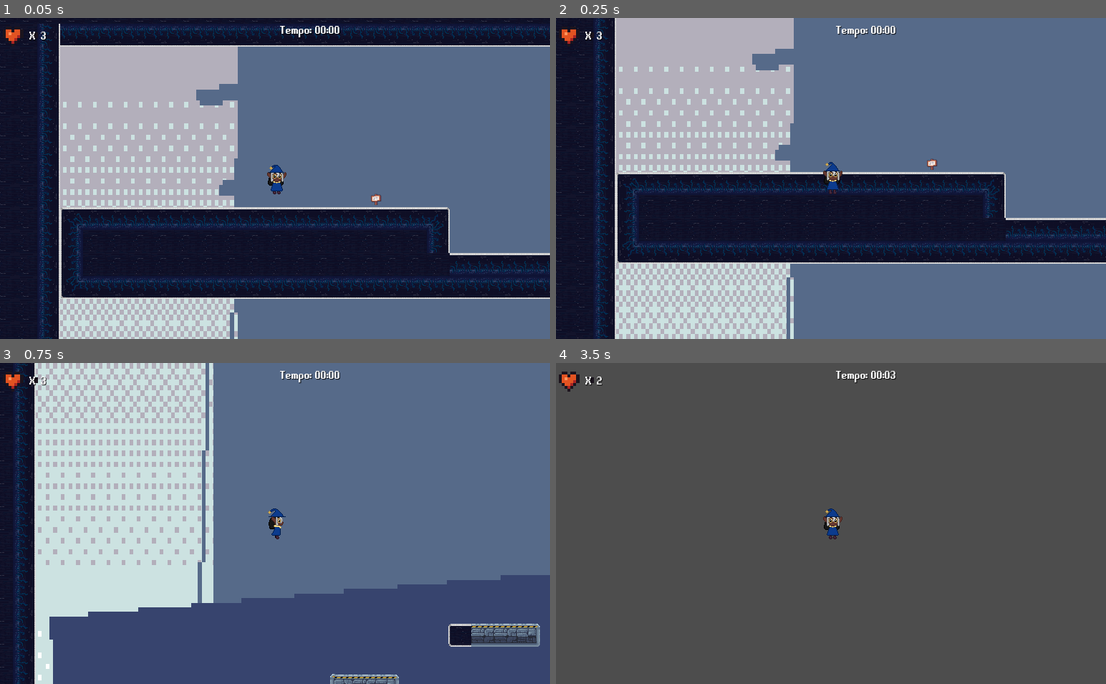
Above: before the commit, frames 1-4 (two rows, left to right).
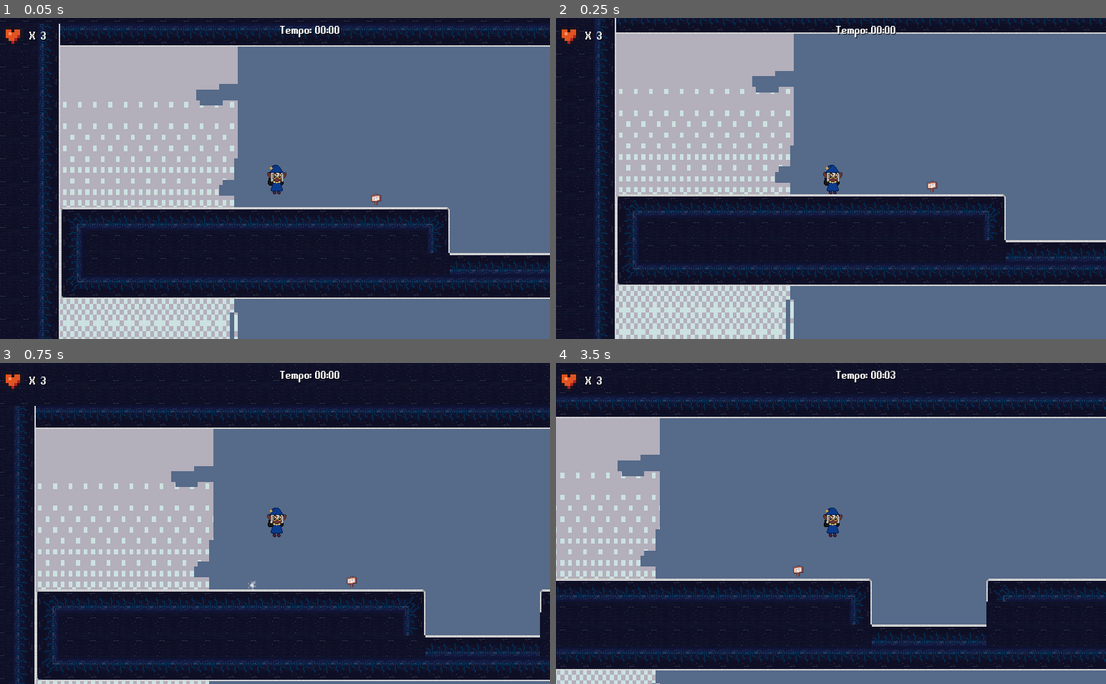
Above: after the commit, the same moments.

Repository: Eduardo-Pyment/Alquimista_dos_Sonhos-A_ultima_semente
Game: Godot game, scene res://Fases/fase_3.tscn
Two runs of this game, one before a commit and one after it. Both use one fixed random seed, a clock stepped at 60 frames per second and the inputs below. This scene is started directly instead of the project's main scene.
Inputs:
- Up to frame 1 (0.05 s): no input
- Up to frame 2 (0.25 s): no input
- Up to frame 3 (0.75 s): tap Enter (ui_accept) at 0.5 s; hold Right (ui_right) from 0.53 s (still down)
- Up to frame 4 (3.5 s): tap Enter (ui_accept) at 0.77, 1.52, 3.02 s; release Right (ui_right) at 1.28 s; hold Left (ui_left) 1.28-2.03 s; hold Right (ui_right) 2.03-2.78 s; hold Up (ui_up) from 2.78 s (still down)

Frame 1 is identical in both runs. In frame 2, 23% of the frame differs, in the area x 0-100%, y 0-100%; in frame 3, 61%; in frame 4, 99%.

Commit message:
Colisão adicionada ao tileset

Diff:
--- a/Fases/fase_3.tscn
+++ b/Fases/fase_3.tscn
@@ -1089,21 +1089,27 @@
 2:2/0 = 0
 2:2/0/physics_layer_0/linear_velocity = Vector2(0, 0)
 2:2/0/physics_layer_0/angular_velocity = 0.0
+2:2/0/physics_layer_0/polygon_0/points = PackedVector2Array(-16, -16, 16, 0.25, 16, 16, -16, 16)
 3:2/0 = 0
 3:2/0/physics_layer_0/linear_velocity = Vector2(0, 0)
 3:2/0/physics_layer_0/angular_velocity = 0.0
+3:2/0/physics_layer_0/polygon_0/points = PackedVector2Array(-16, 0.5, 16, 16, -16, 16)
 4:2/0 = 0
 4:2/0/physics_layer_0/linear_velocity = Vector2(0, 0)
 4:2/0/physics_layer_0/angular_velocity = 0.0
+4:2/0/physics_layer_0/polygon_0/points = PackedVector2Array(16, 0.25, 16, 16, -16, 16)
 5:2/0 = 0
 5:2/0/physics_layer_0/linear_velocity = Vector2(0, 0)
 5:2/0/physics_layer_0/angular_velocity = 0.0
+5:2/0/physics_layer_0/polygon_0/points = PackedVector2Array(16, -16, 16, 16, -16, 16, -16, 0.5)
 13:2/0 = 0
 13:2/0/physics_layer_0/linear_velocity = Vector2(0, 0)
 13:2/0/physics_layer_0/angular_velocity = 0.0
+13:2/0/physics_layer_0/polygon_0/points = PackedVector2Array(-16, -16, 16, -16, 16, 16, -16, 16)
 14:2/0 = 0
 14:2/0/physics_layer_0/linear_velocity = Vector2(0, 0)
 14:2/0/physics_layer_0/angular_velocity = 0.0
+14:2/0/physics_layer_0/polygon_0/points = PackedVector2Array(-16, -16, 16, -16, 16, 16, -16, 16)
 16:2/0 = 0
 16:2/0/physics_layer_0/linear_velocity = Vector2(0, 0)
 16:2/0/physics_layer_0/angular_velocity = 0.0
@@ -1113,30 +1119,39 @@
 2:3/0 = 0
 2:3/0/physics_layer_0/linear_velocity = Vector2(0, 0)
 2:3/0/physics_layer_0/angular_velocity = 0.0
+2:3/0/physics_layer_0/polygon_0/points = PackedVector2Array(-16, -16, 16, -16, 16, 16, -16, 16)
 3:3/0 = 0
 3:3/0/physics_layer_0/linear_velocity = Vector2(0, 0)
 3:3/0/physics_layer_0/angular_velocity = 0.0
+3:3/0/physics_layer_0/polygon_0/points = PackedVector2Array(-16, -16, 16, -16, 16, 16, -16, 16)
 4:3/0 = 0
 4:3/0/physics_layer_0/linear_velocity = Vector2(0, 0)
 4:3/0/physics_layer_0/angular_velocity = 0.0
+4:3/0/physics_layer_0/polygon_0/points = PackedVector2Array(-16, -16, 16, -16, 16, 16, -16, 16)
 5:3/0 = 0
 5:3/0/physics_layer_0/linear_velocity = Vector2(0, 0)
 5:3/0/physics_layer_0/angular_velocity = 0.0
+5:3/0/physics_layer_0/polygon_0/points = PackedVector2Array(-16, -16, 16, -16, 16, 16, -16, 16)
 7:3/0 = 0
 7:3/0/physics_layer_0/linear_velocity = Vector2(0, 0)
 7:3/0/physics_layer_0/angular_velocity = 0.0
+7:3/0/physics_layer_0/polygon_0/points = PackedVector2Array(-16, -16, 16, -16, 16, 16, -16, 16)
 9:3/0 = 0
 9:3/0/physics_layer_0/linear_velocity = Vector2(0, 0)
 9:3/0/physics_layer_0/angular_velocity = 0.0
+9:3/0/physics_layer_0/polygon_0/points = PackedVector2Array(-16, -16, 16, -16, 16, 16, -16, 16)
 11:3/0 = 0
 11:3/0/physics_layer_0/linear_velocity = Vector2(0, 0)
 11:3/0/physics_layer_0/angular_velocity = 0.0
+11:3/0/physics_layer_0/polygon_0/points = PackedVector2Array(-16, -16, 16, -16, 16, 16, -16, 16)
 13:3/0 = 0
 13:3/0/physics_layer_0/linear_velocity = Vector2(0, 0)
 13:3/0/physics_layer_0/angular_velocity = 0.0
+13:3/0/physics_layer_0/polygon_0/points = PackedVector2Array(-16, -16, 16, -16, 16, 16, -16, 16)
 14:3/0 = 0
 14:3/0/physics_layer_0/linear_velocity = Vector2(0, 0)
 14:3/0/physics_layer_0/angular_velocity = 0.0
+14:3/0/physics_layer_0/polygon_0/points = PackedVector2Array(-16, -16, 16, -16, 16, 16, -16, 16)
 16:3/0 = 0
 16:3/0/physics_layer_0/linear_velocity = Vector2(0, 0)
 16:3/0/physics_layer_0/angular_velocity = 0.0
@@ -1146,30 +1161,39 @@
 2:4/0 = 0
 2:4/0/physics_layer_0/linear_velocity = Vector2(0, 0)
 2:4/0/physics_layer_0/angular_velocity = 0.0
+2:4/0/physics_layer_0/polygon_0/points = PackedVector2Array(-16, -16, 16, -16, 16, 16, -16, 16)
 3:4/0 = 0
 3:4/0/physics_layer_0/linear_velocity = Vector2(0, 0)
 3:4/0/physics_layer_0/angular_velocity = 0.0
+3:4/0/physics_layer_0/polygon_0/points = PackedVector2Array(-16, -16, 16, -16, 16, 16, -16, 16)
 4:4/0 = 0
 4:4/0/physics_layer_0/linear_velocity = Vector2(0, 0)
 4:4/0/physics_layer_0/angular_velocity = 0.0
+4:4/0/physics_layer_0/polygon_0/points = PackedVector2Array(-16, -16, 16, -16, 16, 16, -16, 16)
 5:4/0 = 0
 5:4/0/physics_layer_0/linear_velocity = Vector2(0, 0)
 5:4/0/physics_layer_0/angular_velocity = 0.0
+5:4/0/physics_layer_0/polygon_0/points = PackedVector2Array(-16, -16, 16, -16, 16, 16, -16, 16)
 7:4/0 = 0
 7:4/0/physics_layer_0/linear_velocity = Vector2(0, 0)
 7:4/0/physics_layer_0/angular_velocity = 0.0
+7:4/0/physics_layer_0/polygon_0/points = PackedVector2Array(-16, -16, 16, -16, 16, 16, -16, 16)
 9:4/0 = 0
 9:4/0/physics_layer_0/linear_velocity = Vector2(0, 0)
 9:4/0/physics_layer_0/angular_velocity = 0.0
+9:4/0/physics_layer_0/polygon_0/points = PackedVector2Array(-16, -16, 16, -16, 16, 16, -16, 16)
 11:4/0 = 0
 11:4/0/physics_layer_0/linear_velocity = Vector2(0, 0)
 11:4/0/physics_layer_0/angular_velocity = 0.0
+11:4/0/physics_layer_0/polygon_0/points = PackedVector2Array(-16, -16, 16, -16, 16, 16, -16, 16)
 13:4/0 = 0
 13:4/0/physics_layer_0/linear_velocity = Vector2(0, 0)
 13:4/0/physics_layer_0/angular_velocity = 0.0
+13:4/0/physics_layer_0/polygon_0/points = PackedVector2Array(-16, -16, 16, -16, 16, 16, -16, 16)
 14:4/0 = 0
 14:4/0/physics_layer_0/linear_velocity = Vector2(0, 0)
 14:4/0/physics_layer_0/angular_velocity = 0.0
+14:4/0/physics_layer_0/polygon_0/points = PackedVector2Array(-16, -16, 16, -16, 16, 16, -16, 16)
 16:4/0 = 0
 16:4/0/physics_layer_0/linear_velocity = Vector2(0, 0)
 16:4/0/physics_layer_0/angular_velocity = 0.0
@@ -1179,96 +1203,124 @@
 2:5/0 = 0
 2:5/0/physics_layer_0/linear_velocity = Vector2(0, 0)
 2:5/0/physics_layer_0/angular_velocity = 0.0
+2:5/0/physics_layer_0/polygon_0/points = PackedVector2Array(16, -16, 16, 0.25, -16, 16, -16, -16)
 3:5/0 = 0
 3:5/0/physics_layer_0/linear_velocity = Vector2(0, 0)
 3:5/0/physics_layer_0/angular_velocity = 0.0
+3:5/0/physics_layer_0/polygon_0/points = PackedVector2Array(16, -16, -16, 1, -16, -16)
 4:5/0 = 0
 4:5/0/physics_layer_0/linear_velocity = Vector2(0, 0)
 4:5/0/physics_layer_0/angular_velocity = 0.0
+4:5/0/physics_layer_0/polygon_0/points = PackedVector2Array(16, -16, 16, 0.5, -16, -16)
 5:5/0 = 0
 5:5/0/physics_layer_0/linear_velocity = Vector2(0, 0)
 5:5/0/physics_layer_0/angular_velocity = 0.0
+5:5/0/physics_layer_0/polygon_0/points = PackedVector2Array(16, -16, 16, 16, -16, 0.25, -16, -16)
 7:5/0 = 0
 7:5/0/physics_layer_0/linear_velocity = Vector2(0, 0)
 7:5/0/physics_layer_0/angular_velocity = 0.0
+7:5/0/physics_layer_0/polygon_0/points = PackedVector2Array(-16, -16, 16, -16, 16, 16, -16, 16)
 9:5/0 = 0
 9:5/0/physics_layer_0/linear_velocity = Vector2(0, 0)
 9:5/0/physics_layer_0/angular_velocity = 0.0
+9:5/0/physics_layer_0/polygon_0/points = PackedVector2Array(-16, -16, 16, -16, 16, 16, -16, 16)
 11:5/0 = 0
 11:5/0/physics_layer_0/linear_velocity = Vector2(0, 0)
 11:5/0/physics_layer_0/angular_velocity = 0.0
+11:5/0/physics_layer_0/polygon_0/points = PackedVector2Array(-16, -16, 16, -16, 16, 16, -16, 16)
 13:5/0 = 0
 13:5/0/physics_layer_0/linear_velocity = Vector2(0, 0)
 13:5/0/physics_layer_0/angular_velocity = 0.0
+13:5/0/physics_layer_0/polygon_0/points = PackedVector2Array(-16, -16, 16, -16, 16, 16, -16, 16)
 14:5/0 = 0
 14:5/0/physics_layer_0/linear_velocity = Vector2(0, 0)
 14:5/0/physics_layer_0/angular_velocity = 0.0
+14:5/0/physics_layer_0/polygon_0/points = PackedVector2Array(-16, -16, 16, -16, 16, 16, -16, 16)
 16:5/0 = 0
 16:5/0/physics_layer_0/linear_velocity = Vector2(0, 0)
 16:5/0/physics_layer_0/angular_velocity = 0.0
 2:6/0 = 0
 2:6/0/physics_layer_0/linear_velocity = Vector2(0, 0)
 2:6/0/physics_layer_0/angular_velocity = 0.0
+2:6/0/physics_layer_0/polygon_0/points = PackedVector2Array(-16, -16, 16, -16, 16, 16, -16, 16)
 3:6/0 = 0
 3:6/0/physics_layer_0/linear_velocity = Vector2(0, 0)
 3:6/0/physics_layer_0/angular_velocity = 0.0
+3:6/0/physics_layer_0/polygon_0/points = PackedVector2Array(-16, -16, 16, -16, 16, 16, -16, 16)
 4:6/0 = 0
 4:6/0/physics_layer_0/linear_velocity = Vector2(0, 0)
 4:6/0/physics_layer_0/angular_velocity = 0.0
+4:6/0/physics_layer_0/polygon_0/points = PackedVector2Array(-16, -16, 16, -16, 16, 16, -16, 16)
 7:6/0 = 0
 7:6/0/physics_layer_0/linear_velocity = Vector2(0, 0)
 7:6/0/physics_layer_0/angular_velocity = 0.0
 13:6/0 = 0
 13:6/0/physics_layer_0/linear_velocity = Vector2(0, 0)
 13:6/0/physics_layer_0/angular_velocity = 0.0
+13:6/0/physics_layer_0/polygon_0/points = PackedVector2Array(-16, -16, 16, -16, 16, 16, -16, 16)
 14:6/0 = 0
 14:6/0/physics_layer_0/linear_velocity = Vector2(0, 0)
 14:6/0/physics_layer_0/angular_velocity = 0.0
+14:6/0/physics_layer_0/polygon_0/points = PackedVector2Array(-16, -16, 16, -16, 16, 16, -16, 16)
 16:6/0 = 0
 16:6/0/physics_layer_0/linear_velocity = Vector2(0, 0)
 16:6/0/physics_layer_0/angular_velocity = 0.0
 2:7/0 = 0
 2:7/0/physics_layer_0/linear_velocity = Vector2(0, 0)
 2:7/0/physics_layer_0/angular_velocity = 0.0
+2:7/0/physics_layer_0/polygon_0/points = PackedVector2Array(-16, -16, 16, -16, 16, 16, -16, 16)
 3:7/0 = 0
 3:7/0/physics_layer_0/linear_velocity = Vector2(0, 0)
 3:7/0/physics_layer_0/angular_velocity = 0.0
+3:7/0/physics_layer_0/polygon_0/points = PackedVector2Array(-16, -16, 16, -16, 16, 16, -16, 16)
 4:7/0 = 0
 4:7/0/physics_layer_0/linear_velocity = Vector2(0, 0)
 4:7/0/physics_layer_0/angular_velocity = 0.0
+4:7/0/physics_layer_0/polygon_0/points = PackedVector2Array(-16, -16, 16, -16, 16, 16, -16, 16)
 7:7/0 = 0
 7:7/0/physics_layer_0/linear_velocity = Vector2(0, 0)
 7:7/0/physics_layer_0/angular_velocity = 0.0
+7:7/0/physics_layer_0/polygon_0/points = PackedVector2Array(-16, -16, 16, -16, 16, 16, -16, 16)
 8:7/0 = 0
 8:7/0/physics_layer_0/linear_velocity = Vector2(0, 0)
 8:7/0/physics_layer_0/angular_velocity = 0.0
+8:7/0/physics_layer_0/polygon_0/points = PackedVector2Array(-16, -16, 16, -16, 16, 16, -16, 16)
 9:7/0 = 0
 9:7/0/physics_layer_0/linear_velocity = Vector2(0, 0)
 9:7/0/physics_layer_0/angular_velocity = 0.0
+9:7/0/physics_layer_0/polygon_0/points = PackedVector2Array(-16, -16, 16, -16, 16, 16, -16, 16)
 13:7/0 = 0
 13:7/0/physics_layer_0/linear_velocity = Vector2(0, 0)
 13:7/0/physics_layer_0/angular_velocity = 0.0
+13:7/0/physics_layer_0/polygon_0/points = PackedVector2Array(-16, -16, 16, -16, 16, 16, -16, 16)
 14:7/0 = 0
 14:7/0/physics_layer_0/linear_velocity = Vector2(0, 0)
 14:7/0/physics_layer_0/angular_velocity = 0.0
+14:7/0/physics_layer_0/polygon_0/points = PackedVector2Array(-16, -16, 16, -16, 16, 16, -16, 16)
 2:8/0 = 0
 2:8/0/physics_layer_0/linear_velocity = Vector2(0, 0)
 2:8/0/physics_layer_0/angular_velocity = 0.0
+2:8/0/physics_layer_0/polygon_0/points = PackedVector2Array(-16, -16, 16, -16, 16, 16, -16, 16)
 3:8/0 = 0
 3:8/0/physics_layer_0/linear_velocity = Vector2(0, 0)
 3:8/0/physics_layer_0/angular_velocity = 0.0
+3:8/0/physics_layer_0/polygon_0/points = PackedVector2Array(-16, -16, 16, -16, 16, 16, -16, 16)
 4:8/0 = 0
 4:8/0/physics_layer_0/linear_velocity = Vector2(0, 0)
 4:8/0/physics_layer_0/angular_velocity = 0.0
+4:8/0/physics_layer_0/polygon_0/points = PackedVector2Array(-16, -16, 16, -16, 16, 16, -16, 16)
 6:9/0 = 0
 6:9/0/physics_layer_0/linear_velocity = Vector2(0, 0)
 6:9/0/physics_layer_0/angular_velocity = 0.0
+6:9/0/physics_layer_0/polygon_0/points = PackedVector2Array(-16, -16, 16, -16, 16, 16, -16, 16)
 8:9/0 = 0
 8:9/0/physics_layer_0/linear_velocity = Vector2(0, 0)
 8:9/0/physics_layer_0/angular_velocity = 0.0
+8:9/0/physics_layer_0/polygon_0/points = PackedVector2Array(-16, -16, 16, -16, 16, 16, -16, 16)
 10:9/0 = 0
 10:9/0/physics_layer_0/linear_velocity = Vector2(0, 0)
 10:9/0/physics_layer_0/angular_velocity = 0.0
+10:9/0/physics_layer_0/polygon_0/points = PackedVector2Array(-16, -16, 16, -16, 16, 16, -16, 16)
 12:9/0 = 0
 12:9/0/physics_layer_0/linear_velocity = Vector2(0, 0)
 12:9/0/physics_layer_0/angular_velocity = 0.0
